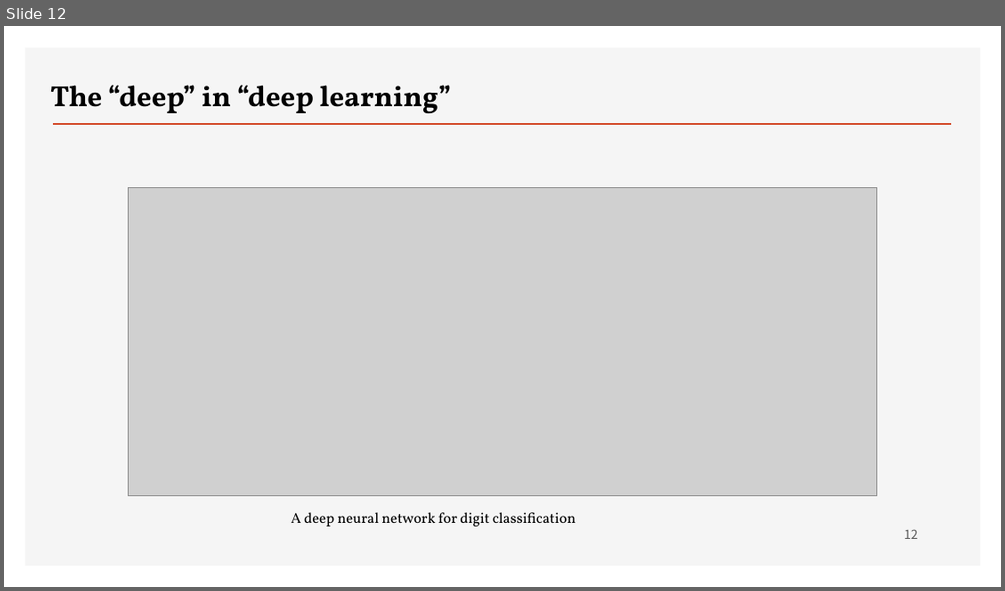
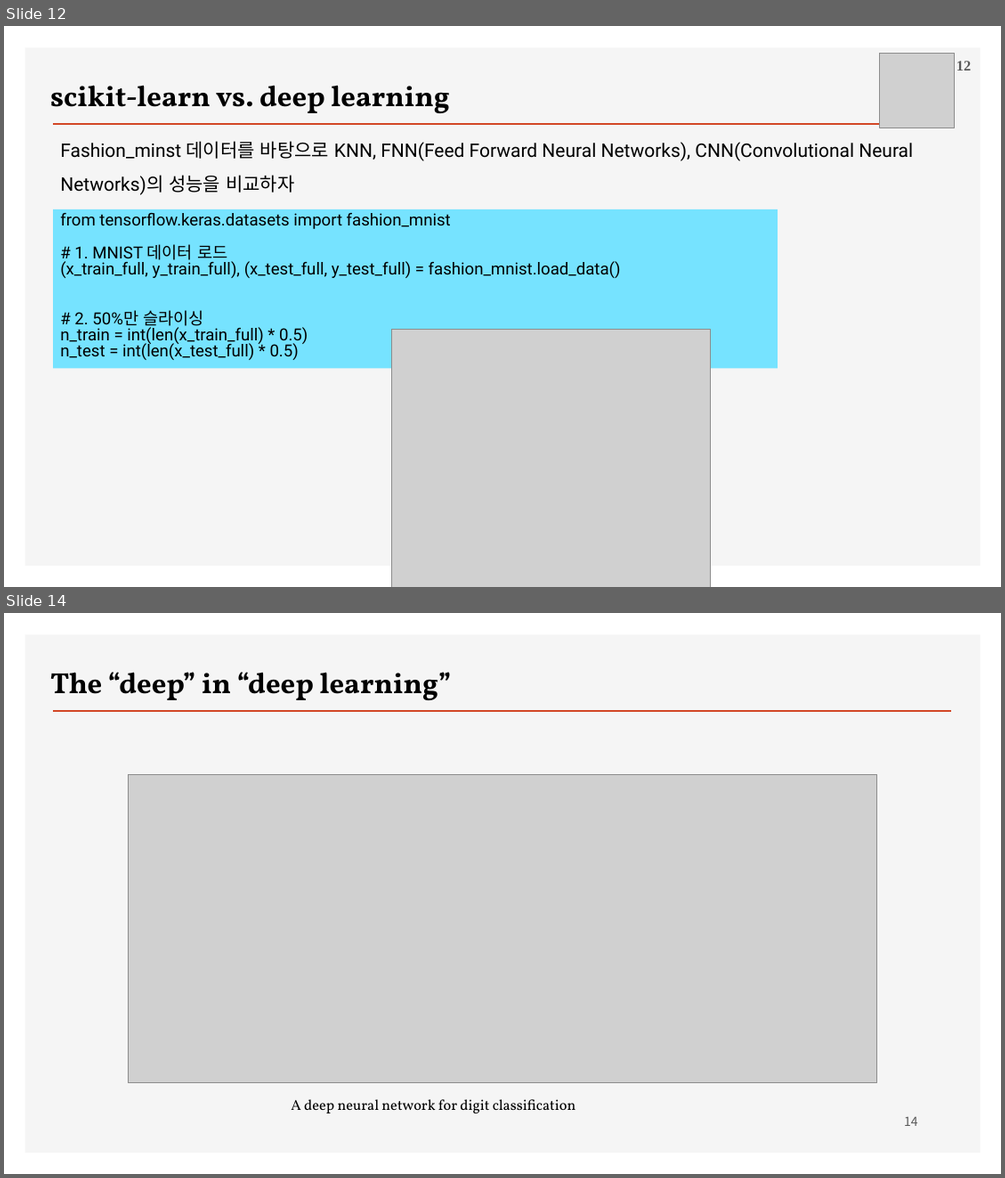
Before and after one commit to ancestor9/2026_Fall_Deep-Learning-with-Python, a slide deck: Chapter 01 What is deep learning.pptx. Shown one above the other, each under a label of ours: slide 12 before the commit, slides 12 and 14 after it; the slides between them are not shown. The pictures are 1005x591 and 1005x1178 pixels, drawn with LibreOffice and Linux fonts; fonts in the diff are those of the drawing; grey boxes stand for pictures; background and template pictures are left out. Boxes give left, top, right and bottom in pixels: in the first picture for what was removed or moved away, otherwise in the second. Text is boxed around its words. In the diff, an @@ line names an element or a change of style, - is before the commit and + after.

```diff
--- a/Chapter 01 What is deep learning.pptx
+++ b/Chapter 01 What is deep learning.pptx
@@ slide 12 added at <box>4,26,1001,587</box>, background #FFFFFF; not listed: 2 template elements that a slide beside it also shows @@
@@ picture added at <box>880,54,955,128</box> @@
@@ page number added at <box>956,61,971,70</box>, 14 pt, text #595959, bold @@
+12
@@ text added at <box>50,85,450,113</box>, 28 pt, text #000000, bold @@
+scikit-learn vs. deep learning
@@ text added at <box>60,141,913,195</box>, 18 pt, text #000000 @@
+Fashion_minst 데이터를 바탕으로 KNN, FNN(Feed Forward Neural Networks), CNN(Convolutional Neural Networks)의 성능을 비교하자
@@ rectangle added at <box>53,209,778,368</box>, fill #76E3FF, 16 pt, text #000000 @@
+from tensorflow.keras.datasets import fashion_mnist
+# 1. MNIST 데이터 로드
+(x_train_full, y_train_full), (x_test_full, y_test_full) = fashion_mnist.load_data()
+# 2. 50%만 슬라이싱
+n_train = int(len(x_train_full) * 0.5)
+n_test = int(len(x_test_full) * 0.5)
@@ picture added at <box>392,329,711,587</box> @@
@@ what was slide 12 is now slide 14 @@
@@ page number at <box>904,1117,918,1126</box>: text changed @@
-12
+14
```
Also in this commit, not shown: 1 other slide added.
